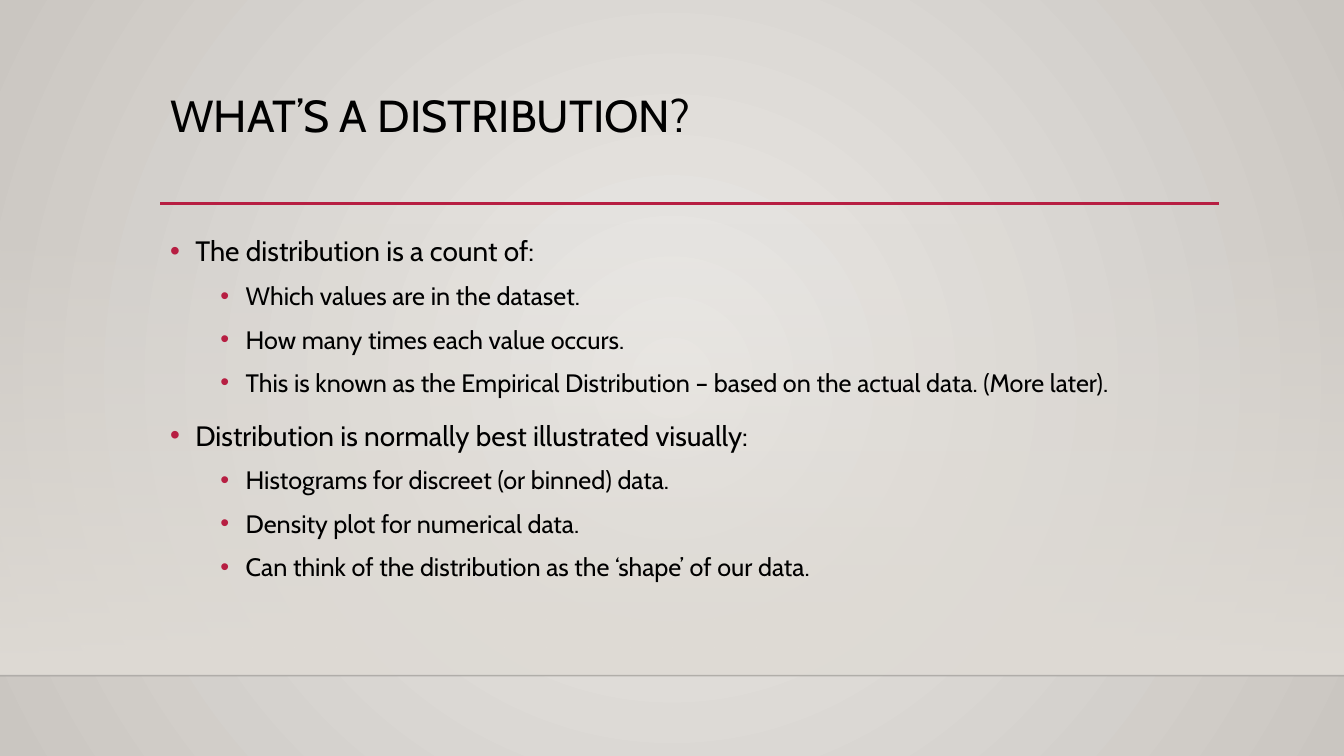
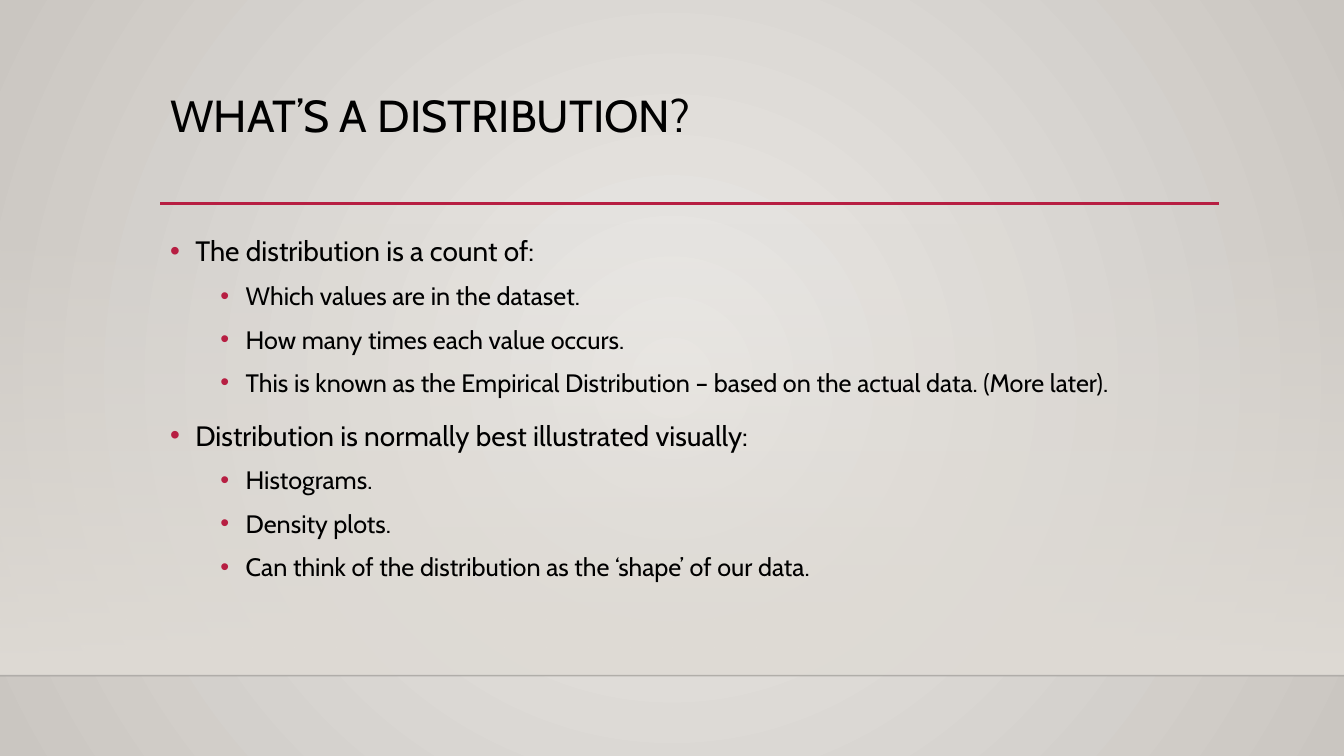
Before and after one commit to AkeemSemper/Basic_Stats_in_Python_Student_Workbooks, a slide deck: slide 3 of reference_material/slides/003_Distribution_Basics.pptx. Drawn at 1344x756 pixels with LibreOffice and Linux fonts; fonts in the diff are those of the drawing; background and template pictures are left out. Boxes give left, top, right and bottom in pixels: in the first picture for what was removed or moved away, otherwise in the second. Text is boxed around its words. In the diff, an @@ line names an element or a change of style, - is before the commit and + after.

```diff
--- a/reference_material/slides/003_Distribution_Basics.pptx
+++ b/reference_material/slides/003_Distribution_Basics.pptx
@@ text at box(246, 471, 391, 539): text changed @@
-  • Histograms for discreet (or binned) data.
-  • Density plot for numerical data.
+  • Histograms.
+  • Density plots.
```
Also in this commit, not shown: 2 other slides changed, 5 slides added, 2 other files.
